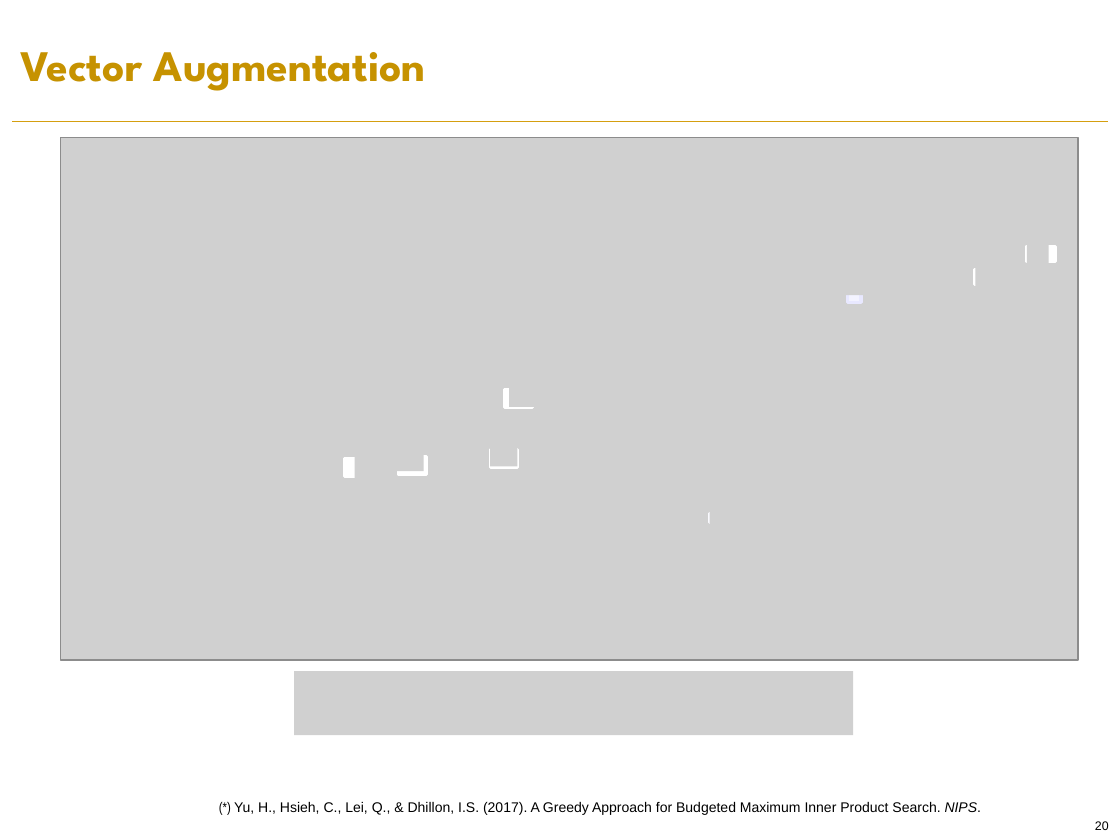
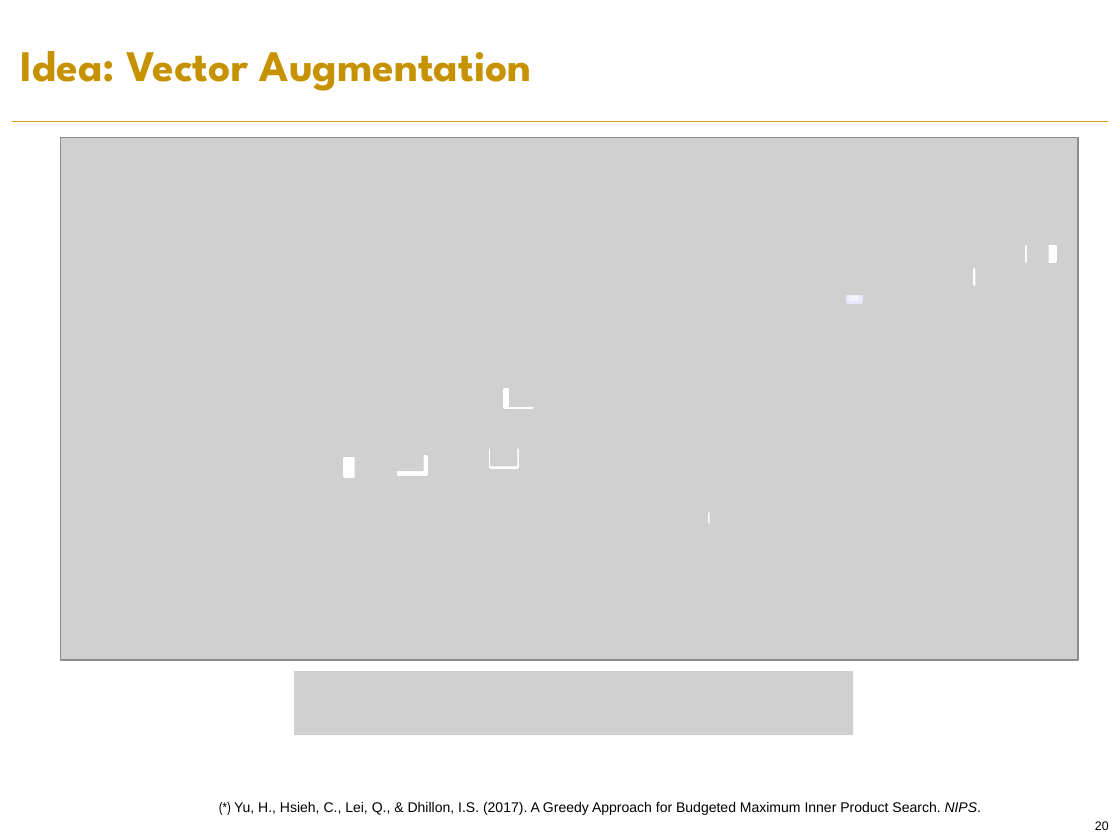
Before and after one commit to PreferredAI/recommendation-retrieval, a slide deck: slide 20 of slides/aaai19-tutorial.pptx. Drawn at 1120x840 pixels with LibreOffice and Linux fonts; fonts in the diff are those of the drawing; grey boxes stand for pictures; background and template pictures are left out. Boxes give left, top, right and bottom in pixels: in the first picture for what was removed or moved away, otherwise in the second. Text is boxed around its words. In the diff, an @@ line names an element or a change of style, - is before the commit and + after.

```diff
--- a/slides/aaai19-tutorial.pptx
+++ b/slides/aaai19-tutorial.pptx
@@ title at [21,51,532,91]: text changed @@
-Vector Augmentation
+Idea: Vector Augmentation
```
Also in this commit, not shown: 7 other slides changed, 2 slides added.
